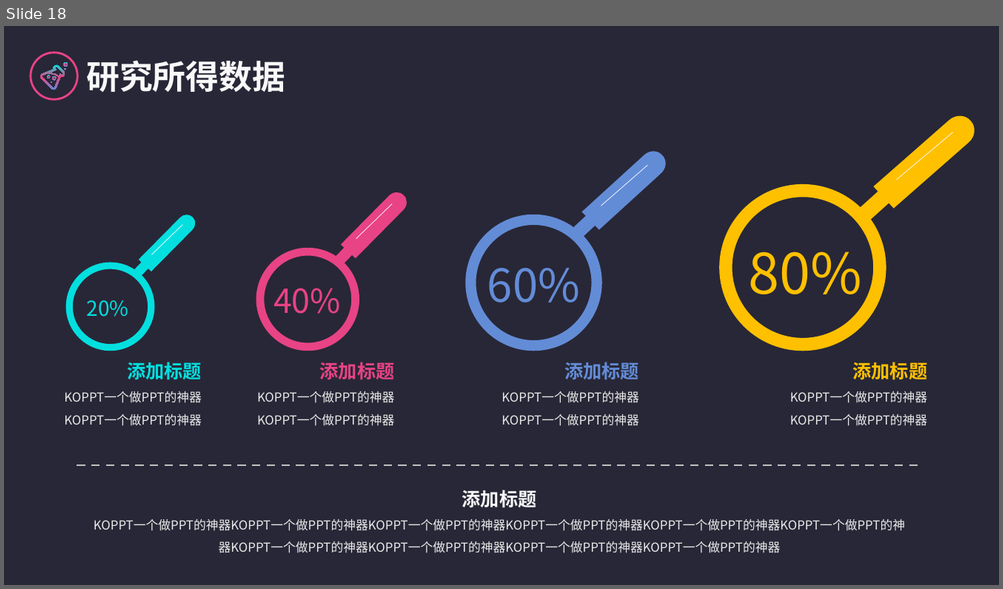
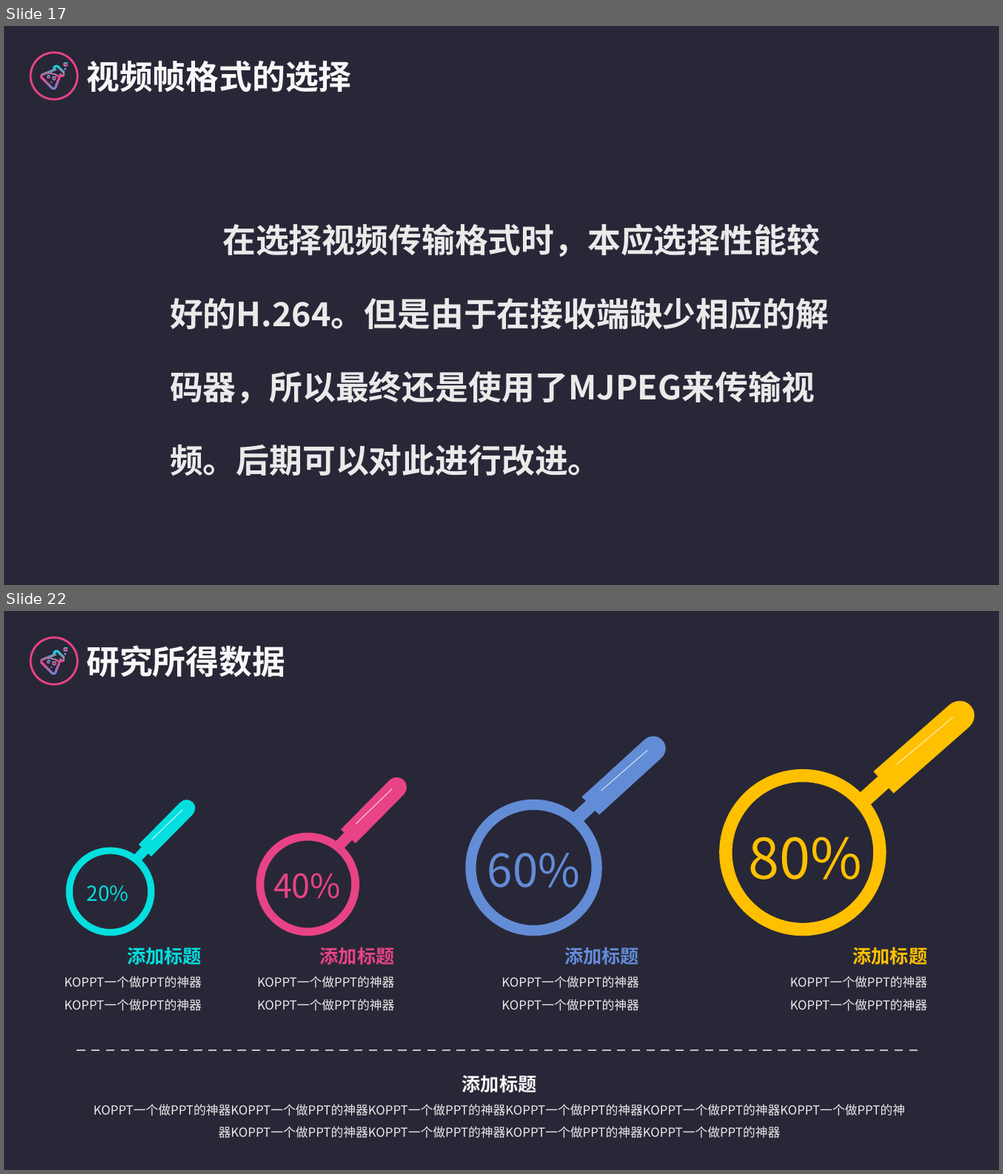
Before and after one commit to logic-basic/Graduation_Project, a slide deck: 答辩演示-党家翮.pptx. Shown one above the other, each under a label of ours: slide 18 before the commit, slides 17 and 22 after it; the slides between them are not shown. The pictures are 1003x589 and 1003x1174 pixels, drawn with LibreOffice and Linux fonts; fonts in the diff are those of the drawing. Boxes give left, top, right and bottom in pixels: in the first picture for what was removed or moved away, otherwise in the second. Text is boxed around its words. In the diff, an @@ line names an element or a change of style, - is before the commit and + after.

```diff
--- a/答辩演示-党家翮.pptx
+++ b/答辩演示-党家翮.pptx
@@ slide 17 added at [4,26,999,585], background #FFFFFF; not listed: 8 template elements that a slide beside it also shows @@
@@ text added at [86,61,352,92], 32 pt, text #F8F8F8, bold @@
+视频帧格式的选择
@@ text added at [170,224,828,476], 32 pt, text #EAEAEA, bold @@
+在选择视频传输格式时，本应选择性能较好的H.264。但是由于在接收端缺少相应的解码器，所以最终还是使用了MJPEG来传输视频。后期可以对此进行改进。
@@ what was slide 18 is now slide 22 @@
```
Also in this commit, not shown: 4 slides changed, 13 other slides added, 11 slides removed.
